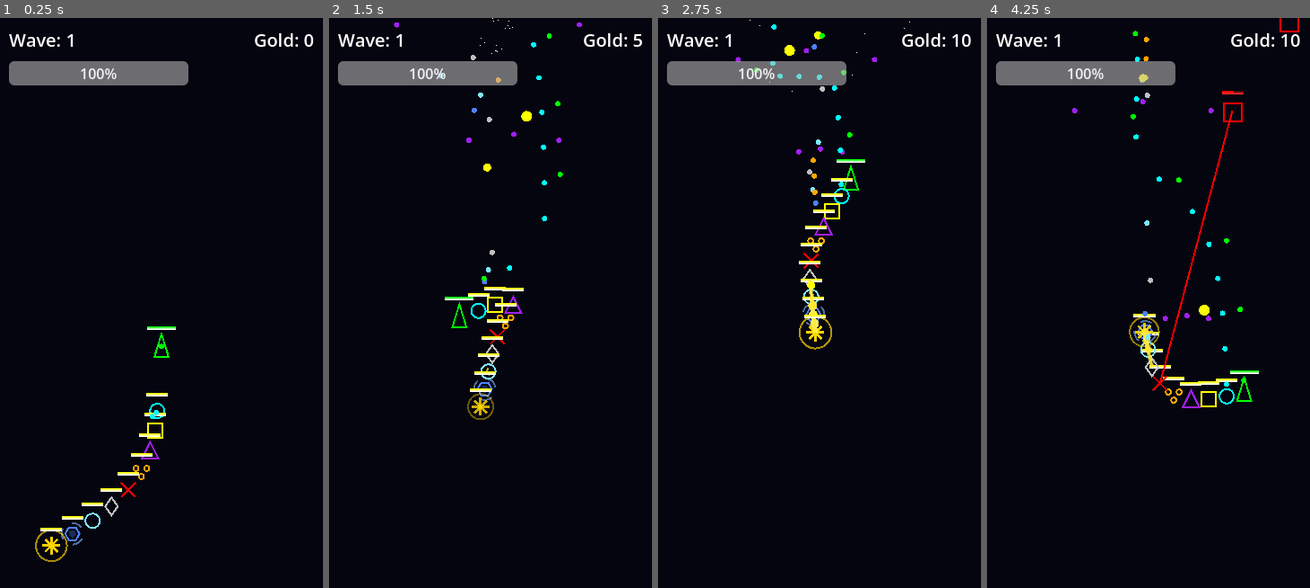
Above: before the commit, frames 1-4 (left to right).
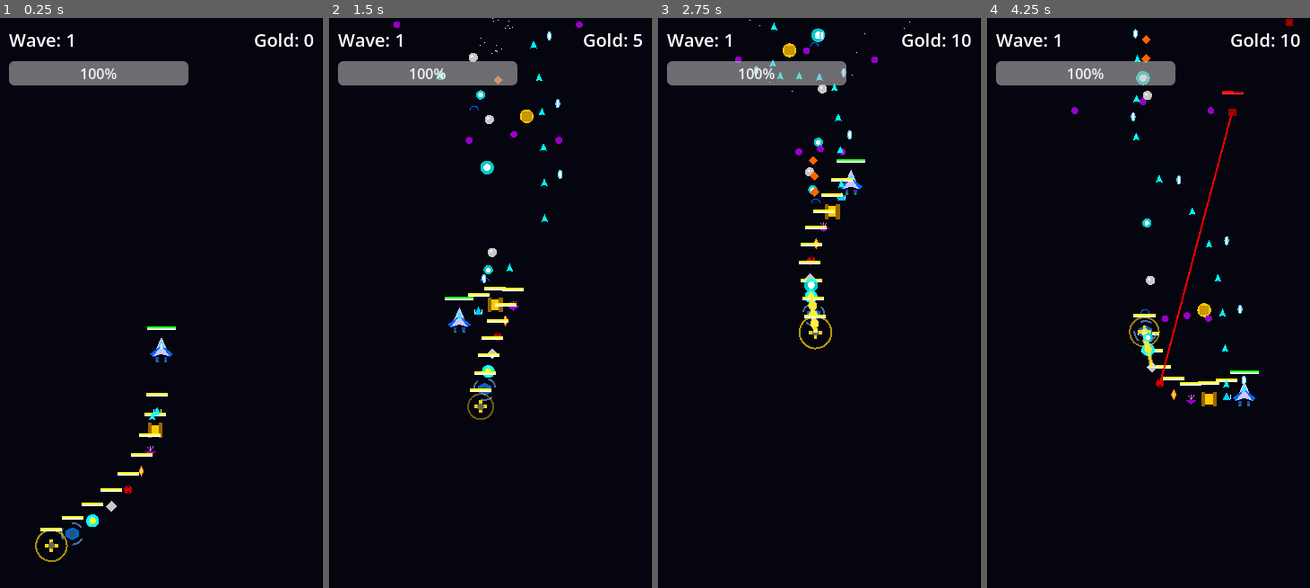
Above: after the commit, the same moments.

Repository: PPG11/NeonFormation
Game: Godot game, scene res://scenes/Main.tscn
Same seed, same stepped clock (60 frames per second), same inputs: the game is played once before the commit and once after it.
Inputs (mouse positions are in pixels of both pictures, inside the frame that each line leads up to):
- Up to frame 1 (0.25 s): no input
- Up to frame 2 (1.5 s): move the mouse to (561, 274) at 0.52 s; move the mouse to (425, 337) at 1.27 s
- Up to frame 3 (2.75 s): move the mouse to (851, 177) at 2.02 s
- Up to frame 4 (4.25 s): move the mouse to (1132, 422) at 2.77 s; move the mouse to (1245, 394) at 3.52 s

The runs differ from the first frame. In frame 1, 0.8% of the frame differs, in the area x 13-54%, y 55-95%; in frame 2, 1.4%; in frame 3, 1.3%; in frame 4, 1.6%, in the area x 26-97%, y 0-69%.

Commit message:
Add pixel art sprites for entities and update rendering logic
- Generated sprites using `generate_sprites.py` (Player, Boss, Enemies, Wingmen, Bullets).
- Updated `Player.gd`, `Boss.gd`, `Enemy.gd`, `SnakeBody.gd`, `Bullet.gd` to use `Sprite2D` nodes with the new textures.
- Removed procedural drawing code (`_draw`) for entity shapes, preserving effects like shields and lasers.
- Adjusted sprite scales to fit game world dimensions.
- Kept `generate_sprites.py` as a utility script for regenerating assets.

Co-authored-by: PPG11 <38418801+PPG11@users.noreply.github.com>

Diff:
--- a/scripts/entities/Boss.gd
+++ b/scripts/entities/Boss.gd
@@ -11,6 +11,10 @@
 @onready var balance: GameBalance = get_node("/root/GameBalance") as GameBalance
 const BulletScene: PackedScene = preload("res://scenes/entities/Bullet.tscn")
 const EnemyScene: PackedScene = preload("res://scenes/entities/Enemy.tscn")
+
+var boss_tex = preload("res://assets/sprites/boss.png")
+var bullet_tex = preload("res://assets/sprites/bullet_enemy.png")
+var sprite: Sprite2D
 
 var _state_timer: Timer
 var _shoot_timer: Timer
@@ -33,6 +37,12 @@
     add_to_group("enemy")
     add_to_group("enemy_team")
     monitoring = true
+
+    sprite = Sprite2D.new()
+    sprite.texture = boss_tex
+    sprite.scale = Vector2(0.3, 0.3)
+    add_child(sprite)
+    move_child(sprite, 0)
 
     _state_timer = Timer.new()
     _state_timer.one_shot = true
@@ -192,12 +202,15 @@
     match current_phase:
         Phase.PHASE_1:
             _aura_particles.color = Color.DARK_RED
+            if sprite: sprite.modulate = Color.WHITE
         Phase.PHASE_2:
             _aura_particles.color = Color.PURPLE
             _aura_particles.amount = 30
+            if sprite: sprite.modulate = Color(0.7, 0.0, 1.0)
         Phase.PHASE_3:
             _aura_particles.color = Color.ORANGE_RED
             _aura_particles.amount = 50
+            if sprite: sprite.modulate = Color(1.0, 0.3, 0.0)
 
     # 闪烁效果
     var tween = create_tween()
@@ -360,6 +373,7 @@
     bullet.rotation_degrees = angle_deg
     bullet.set("is_enemy_bullet", true)
     bullet.set("color", color)
+    bullet.set("sprite_texture", bullet_tex)
 
     var base_damage = 20
     if current_phase == Phase.PHASE_2:
@@ -448,32 +462,4 @@
     queue_free()
 
 func _draw() -> void:
-    var size = 40.0
-    var rect = Rect2(-size, -size, size*2, size*2)
-
-    # 根据阶段改变外观
-    var main_color = Color.DARK_RED
-    var border_color = Color.WHITE
-
-    match current_phase:
-        Phase.PHASE_1:
-            main_color = Color.DARK_RED
-            border_color = Color.WHITE
-        Phase.PHASE_2:
-            main_color = Color.PURPLE
-            border_color = Color.LIGHT_PINK
-        Phase.PHASE_3:
-            main_color = Color.ORANGE_RED
-            border_color = Color.YELLOW
-
-    draw_rect(rect, main_color, true)
-    draw_rect(rect, border_color, false, 4.0)
-
-    # 绘制内部装饰
-    var inner_size = size * 0.5
-    var inner_rect = Rect2(-inner_size, -inner_size, inner_size*2, inner_size*2)
-    draw_rect(inner_rect, border_color, false, 2.0)
-
-    # 绘制X形装饰
-    draw_line(Vector2(-size, -size), Vector2(size, size), border_color, 2.0)
-    draw_line(Vector2(size, -size), Vector2(-size, size), border_color, 2.0)
+    pass
--- a/scripts/entities/Bullet.gd
+++ b/scripts/entities/Bullet.gd
@@ -12,6 +12,7 @@
 @export var damage_decay: float = 1.0
 var _bounces_left: int = 0
 var _hit_targets: Array[Node2D] = []
+var sprite_texture: Texture2D
 
 func _ready() -> void:
     monitoring = true
@@ -20,11 +21,19 @@
     _bounces_left = max_bounces
     add_to_group("bullets")
 
+    if sprite_texture:
+        var sprite = Sprite2D.new()
+        sprite.texture = sprite_texture
+        sprite.scale = Vector2(0.05, 0.05) # Approx 12px
+        add_child(sprite)
+
 func _process(delta: float) -> void:
     var dir := Vector2.UP.rotated(rotation)
     global_position += dir * speed * delta
 
 func _draw() -> void:
+    if sprite_texture:
+        return
     var draw_color := color
     if is_enemy_bullet:
         draw_color = Color.ORANGE
--- a/scripts/entities/Enemy.gd
+++ b/scripts/entities/Enemy.gd
@@ -16,6 +16,12 @@
 const SnakeBodyScript: Script = preload("res://scripts/entities/SnakeBody.gd")
 const BulletScene: PackedScene = preload("res://scenes/entities/Bullet.tscn")
 
+var tex_basic = preload("res://assets/sprites/enemy_basic.png")
+var tex_dasher = preload("res://assets/sprites/enemy_dasher.png")
+var tex_shooter = preload("res://assets/sprites/enemy_shooter.png")
+var tex_bullet = preload("res://assets/sprites/bullet_enemy.png")
+var sprite: Sprite2D
+
 var _shoot_timer: Timer
 
 func _ready() -> void:
@@ -29,6 +35,10 @@
     add_to_group("enemy_team")
     monitoring = true
     current_hp = max_hp # Reset to max_hp just in case
+
+    sprite = Sprite2D.new()
+    add_child(sprite)
+    move_child(sprite, 0)
 
     _setup_hp_bar()
 
@@ -94,24 +104,7 @@
                 global_position += Vector2.DOWN * slow_speed * delta
 
 func _draw() -> void:
-    match enemy_type:
-        EnemyType.BASIC:
-            var half := 10.0
-            var rect := Rect2(Vector2(-half, -half), Vector2(half * 2.0, half * 2.0))
-            draw_rect(rect, Color.RED, false, 2.0)
-        EnemyType.DASHER:
-            var p1 := Vector2(0.0, 12.0)
-            var p2 := Vector2(-10.0, -8.0)
-            var p3 := Vector2(10.0, -8.0)
-            var points: PackedVector2Array = [p1, p2, p3, p1]
-            draw_polyline(points, Color.RED, 2.0)
-        EnemyType.SHOOTER:
-            var p1 := Vector2(0.0, -12.0)
-            var p2 := Vector2(10.0, 0.0)
-            var p3 := Vector2(0.0, 12.0)
-            var p4 := Vector2(-10.0, 0.0)
-            var points: PackedVector2Array = [p1, p2, p3, p4, p1]
-            draw_polyline(points, Color.PURPLE, 2.0)
+    pass
 
 func _on_screen_exited() -> void:
     _emit_enemy_died(0, global_position)
@@ -169,6 +162,7 @@
     bullet.set("is_enemy_bullet", true)
     bullet.set("color", Color.ORANGE)
     bullet.set("damage", balance.enemy_bullet_damage)
+    bullet.set("sprite_texture", tex_bullet)
     bullet.global_position = global_position
     bullet.rotation = dir.angle() + PI / 2.0
     get_tree().current_scene.add_child(bullet)
@@ -179,6 +173,18 @@
     queue_redraw()
 
 func _apply_enemy_type() -> void:
+    if sprite != null:
+        match enemy_type:
+            EnemyType.BASIC:
+                sprite.texture = tex_basic
+                sprite.scale = Vector2(0.08, 0.08)
+            EnemyType.DASHER:
+                sprite.texture = tex_dasher
+                sprite.scale = Vector2(0.08, 0.08)
+            EnemyType.SHOOTER:
+                sprite.texture = tex_shooter
+                sprite.scale = Vector2(0.1, 0.1)
+
     if _shoot_timer == null:
         return
     if enemy_type == EnemyType.SHOOTER:
--- a/scripts/entities/Player.gd
+++ b/scripts/entities/Player.gd
@@ -24,6 +24,9 @@
 var _hp_bar: TextureProgressBar
 const SnakeBodyScript: Script = preload("res://scripts/entities/SnakeBody.gd")
 @onready var balance: GameBalance = get_node("/root/GameBalance") as GameBalance
+
+var ship_texture: Texture2D = preload("res://assets/sprites/player_ship.png")
+var bullet_texture: Texture2D = preload("res://assets/sprites/bullet_friendly.png")
 
 func _ready() -> void:
     shoot_interval = balance.player_shoot_interval
@@ -39,6 +42,12 @@
 
     _setup_hp_bar()
 
+    var sprite = Sprite2D.new()
+    sprite.texture = ship_texture
+    sprite.scale = Vector2(0.125, 0.125)
+    add_child(sprite)
+    move_child(sprite, 0) # Ensure it's behind HP bar
+
     call_deferred("_spawn_initial_bodies")
 
 func _setup_hp_bar() -> void:
@@ -94,12 +103,6 @@
         # Shield border
         var border_color := Color(0.5, 0.8, 1.0, 0.6 * _shield_visual_alpha)
         draw_arc(Vector2.ZERO, shield_radius, 0, TAU, 32, border_color, 2.0)
-
-    var p1 := Vector2(0.0, -16.0)
-    var p2 := Vector2(-8.0, 10.0)
-    var p3 := Vector2(8.0, 10.0)
-    var points: PackedVector2Array = [p1, p2, p3, p1]
-    draw_polyline(points, Color.GREEN, 2.0)
 
 func die() -> void:
     call_deferred("_deferred_die")
@@ -157,6 +160,7 @@
     bullet.set("color", Color.GREEN)
     bullet.set("damage", balance.player_main_damage)
     bullet.set("is_enemy_bullet", false)
+    bullet.set("sprite_texture", bullet_texture)
     bullet.global_position = global_position
     get_tree().current_scene.add_child(bullet)
 
--- a/scripts/entities/SnakeBody.gd
+++ b/scripts/entities/SnakeBody.gd
@@ -10,6 +10,26 @@
 @export var level: int = 1
 
 const BulletScene: PackedScene = preload("res://scenes/entities/Bullet.tscn")
+
+var tex_striker = preload("res://assets/sprites/wingman_striker.png")
+var tex_heavy = preload("res://assets/sprites/wingman_heavy.png")
+var tex_spread = preload("res://assets/sprites/wingman_spread.png")
+var tex_burst = preload("res://assets/sprites/wingman_burst.png")
+var tex_laser = preload("res://assets/sprites/wingman_laser.png")
+var tex_ricochet = preload("res://assets/sprites/wingman_ricochet.png")
+var tex_charge = preload("res://assets/sprites/wingman_charge.png")
+var tex_shield = preload("res://assets/sprites/wingman_shield.png")
+var tex_support = preload("res://assets/sprites/wingman_support.png")
+
+var tex_bullet_striker = preload("res://assets/sprites/bullet_striker.png")
+var tex_bullet_heavy = preload("res://assets/sprites/bullet_heavy.png")
+var tex_bullet_spread = preload("res://assets/sprites/bullet_spread.png")
+var tex_bullet_burst = preload("res://assets/sprites/bullet_burst.png")
+var tex_bullet_ricochet = preload("res://assets/sprites/bullet_ricochet.png")
+var tex_bullet_charge = preload("res://assets/sprites/bullet_charge.png")
+var tex_bullet_shield = preload("res://assets/sprites/bullet_shield.png")
+
+var sprite: Sprite2D
 
 var _shoot_timer: Timer
 var _attack_speed: float = 1.0
@@ -65,6 +85,11 @@
     keep_distance = balance.snake_keep_distance
     add_to_group("player_team")
     area_entered.connect(_on_area_entered)
+
+    sprite = Sprite2D.new()
+    add_child(sprite)
+    move_child(sprite, 0)
+    _update_sprite()
 
     max_hp = 10 * level
     current_hp = max_hp
@@ -191,39 +216,8 @@
         draw_arc(Vector2.ZERO, shield_radius, 0, TAU, 24, border_color, 1.5)
 
     match unit_type:
-        ClassType.STRIKER:
-            draw_arc(Vector2.ZERO, 8.0, 0.0, TAU, 24, Color.CYAN, 2.0)
-        ClassType.HEAVY:
-            var half := 8.0
-            var rect := Rect2(Vector2(-half, -half), Vector2(half * 2.0, half * 2.0))
-            draw_rect(rect, Color.YELLOW, false, 2.0)
-        ClassType.SPREAD:
-            var p1 := Vector2(0.0, -10.0)
-            var p2 := Vector2(-9.0, 8.0)
-            var p3 := Vector2(9.0, 8.0)
-            var points: PackedVector2Array = [p1, p2, p3, p1]
-            draw_polyline(points, Color.PURPLE, 2.0)
-        ClassType.BURST:
-            # Triple-star shape
-            draw_arc(Vector2(-6.0, -3.0), 3.0, 0.0, TAU, 12, Color.ORANGE, 2.0)
-            draw_arc(Vector2(6.0, -3.0), 3.0, 0.0, TAU, 12, Color.ORANGE, 2.0)
-            draw_arc(Vector2(0.0, 6.0), 3.0, 0.0, TAU, 12, Color.ORANGE, 2.0)
-        ClassType.LASER:
-            # Crossed dual lines
-            draw_line(Vector2(-8.0, -8.0), Vector2(8.0, 8.0), Color.RED, 2.0)
-            draw_line(Vector2(8.0, -8.0), Vector2(-8.0, 8.0), Color.RED, 2.0)
-        ClassType.RICOCHET:
-            # Diamond shape
-            var p1 := Vector2(0.0, -10.0)
-            var p2 := Vector2(-7.0, 0.0)
-            var p3 := Vector2(0.0, 10.0)
-            var p4 := Vector2(7.0, 0.0)
-            var points: PackedVector2Array = [p1, p2, p3, p4, p1]
-            draw_polyline(points, Color(0.75, 0.75, 0.75), 2.0)  # Silver
         ClassType.CHARGE:
-            # Circle with lightning center
-            draw_arc(Vector2.ZERO, 8.0, 0.0, TAU, 24, Color(0.5, 0.9, 1.0), 2.0)  # Cyan-white
-            # Lightning bolt indicator
+            # Lightning bolt indicator (on top of sprite)
             var charge_progress := float(_charge_counter) / float(_charge_shots_needed)
             if charge_progress > 0.0:
                 var bolt_color := Color(1.0, 1.0, 0.0, 0.5 + charge_progress * 0.5)
@@ -231,31 +225,15 @@
                 draw_line(Vector2(-2, 0), Vector2(2, 2), bolt_color, 2.0)
                 draw_line(Vector2(2, 2), Vector2(0, 4), bolt_color, 2.0)
         ClassType.SHIELD:
-            # Hexagon shield with rotating aura
-            var hex_points: PackedVector2Array = []
-            for i in range(7):
-                var angle := (TAU / 6.0) * i
-                hex_points.append(Vector2(cos(angle), sin(angle)) * 8.0)
-            draw_polyline(hex_points, Color(0.3, 0.5, 1.0), 2.0)  # Blue
-
             # Rotating shield aura (3 arcs)
             for i in range(3):
                 var arc_angle := _shield_aura_angle + (TAU / 3.0) * i
                 var start := arc_angle
                 var end := arc_angle + PI / 3.0
                 draw_arc(Vector2.ZERO, 12.0, start, end, 8, Color(0.5, 0.7, 1.0, 0.6), 2.0)
-
-            # Inner glow
-            draw_circle(Vector2.ZERO, 4.0, Color(0.3, 0.5, 1.0, 0.3))
         ClassType.SUPPORT:
             # Star/cross shape with pulse effect
             var pulse := 0.5 + sin(_buff_pulse_time) * 0.5
-            var gold_color := Color(1.0, 0.84, 0.0, 0.8 + pulse * 0.2)
-
-            draw_line(Vector2(0, -10), Vector2(0, 10), gold_color, 3.0)  # Gold
-            draw_line(Vector2(-10, 0), Vector2(10, 0), gold_color, 3.0)
-            draw_line(Vector2(-7, -7), Vector2(7, 7), gold_color, 2.5)
-            draw_line(Vector2(7, -7), Vector2(-7, 7), gold_color, 2.5)
 
             # Stronger pulsing aura
             var aura_radius := 14.0 + pulse * 4.0
@@ -312,6 +290,7 @@
     bullet.set("color", bullet_color)
     bullet.set("damage", int(damage * _damage_mult))
     bullet.set("is_enemy_bullet", false)
+    bullet.set("sprite_texture", _get_bullet_texture())
     bullet.global_position = global_position
     bullet.rotation = deg_to_rad(angle_deg)
     bullet.scale = Vector2.ONE * scale_factor * _size_mult
@@ -343,7 +322,54 @@
     unit_type = value
     if _shoot_timer != null:
         _shoot_timer.wait_time = _get_shoot_interval() / _attack_speed
+    _update_sprite()
     queue_redraw()
+
+func _update_sprite() -> void:
+    if sprite == null:
+        return
+
+    match unit_type:
+        ClassType.STRIKER:
+            sprite.texture = tex_striker
+            sprite.scale = Vector2(0.06, 0.06)
+        ClassType.HEAVY:
+            sprite.texture = tex_heavy
+            sprite.scale = Vector2(0.08, 0.08)
+        ClassType.SPREAD:
+            sprite.texture = tex_spread
+            sprite.scale = Vector2(0.07, 0.07)
+        ClassType.BURST:
+            sprite.texture = tex_burst
+            sprite.scale = Vector2(0.06, 0.06)
+        ClassType.LASER:
+            sprite.texture = tex_laser
+            sprite.scale = Vector2(0.06, 0.06)
+        ClassType.RICOCHET:
+            sprite.texture = tex_ricochet
+            sprite.scale = Vector2(0.06, 0.06)
+        ClassType.CHARGE:
+            sprite.texture = tex_charge
+            sprite.scale = Vector2(0.07, 0.07)
+        ClassType.SHIELD:
+            sprite.texture = tex_shield
+            sprite.scale = Vector2(0.07, 0.07)
+        ClassType.SUPPORT:
+            sprite.texture = tex_support
+            sprite.scale = Vector2(0.07, 0.07)
+
+func _get_bullet_texture() -> Texture2D:
+    match unit_type:
+        ClassType.STRIKER: return tex_bullet_striker
+        ClassType.HEAVY: return tex_bullet_heavy
+        ClassType.SPREAD: return tex_bullet_spread
+        ClassType.BURST: return tex_bullet_burst
+        ClassType.LASER: return null
+        ClassType.RICOCHET: return tex_bullet_ricochet
+        ClassType.CHARGE: return tex_bullet_charge
+        ClassType.SHIELD: return tex_bullet_shield
+        ClassType.SUPPORT: return null
+    return tex_bullet_striker
 
 func _on_area_entered(area: Area2D) -> void:
     if area.is_in_group("enemy_team"):
@@ -506,6 +532,7 @@
     bullet.set("color", Color(0.75, 0.75, 0.75))  # Silver
     bullet.set("damage", int(balance.ricochet_damage * _damage_mult))
     bullet.set("is_enemy_bullet", false)
+    bullet.set("sprite_texture", tex_bullet_ricochet)
     bullet.set("can_ricochet", true)
     bullet.set("max_bounces", _ricochet_max_bounces)
     bullet.set("bounce_range", _ricochet_range)
Binary file added: assets/sprites/boss.png
Binary file added: assets/sprites/bullet_burst.png
Binary file added: assets/sprites/bullet_charge.png
Binary file added: assets/sprites/bullet_enemy.png
Binary file added: assets/sprites/bullet_friendly.png
Binary file added: assets/sprites/bullet_heavy.png
Binary file added: assets/sprites/bullet_ricochet.png
Binary file added: assets/sprites/bullet_shield.png
Binary file added: assets/sprites/bullet_spread.png
Binary file added: assets/sprites/bullet_striker.png
Binary file added: assets/sprites/enemy_basic.png
Binary file added: assets/sprites/enemy_dasher.png
(and 12 more such lines)
